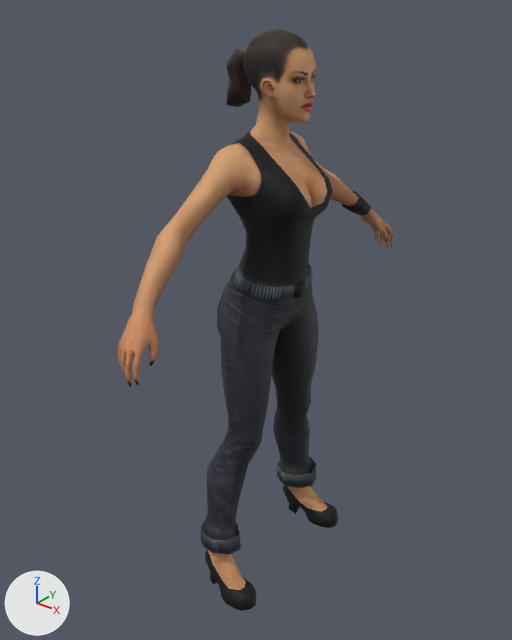
The COLLADA model tools/objectview/data/Girl/Girl.dae, before and after one commit.
One viewpoint serves both versions: a camera (50 mm lens) standing at (2.34, -3.18, 3.51) and looking at (-0.06, -0.18, 1.65). Lighting does not change. The marker at lower left points along +X, +Y and +Z. Where no turn or scale is listed for an object, it has been applied to the vertices.

In view in the first picture: 'CH_FNPCbot01'.
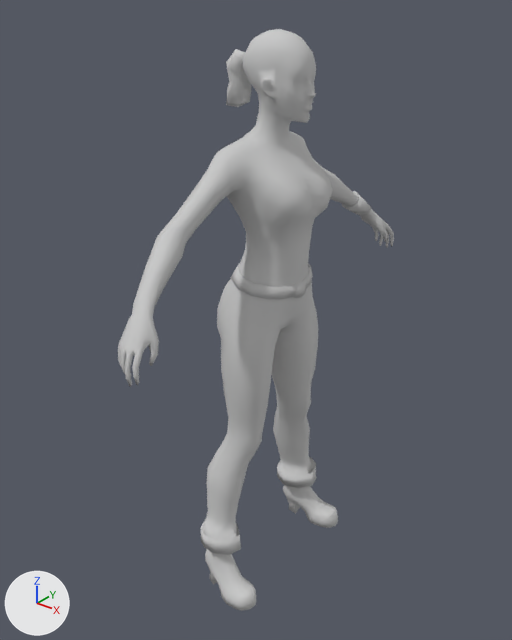
The newer file is also turned or shifted as a whole; pictures and numbers use the older file's frame.

What the commit changed:
In material 'Material__35' (mat_material__35), texture is no longer img_girl_cm_png.
In material 'Material__35' (mat_material__35), base_color is now set to (0.588, 0.588, 0.588), light grey #cacaca.

Where the change shows, as pixel boxes (x1, y1, x2, y2) in the pictures (512 x 640 px):
'CH_FNPCbot01', surface changed
    both: (118, 29, 394, 611)
